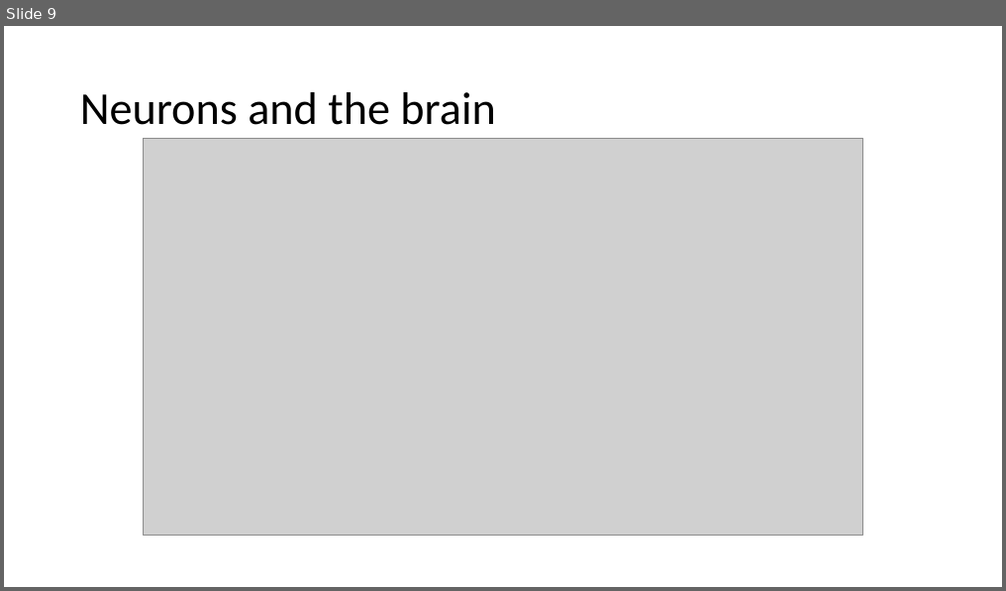
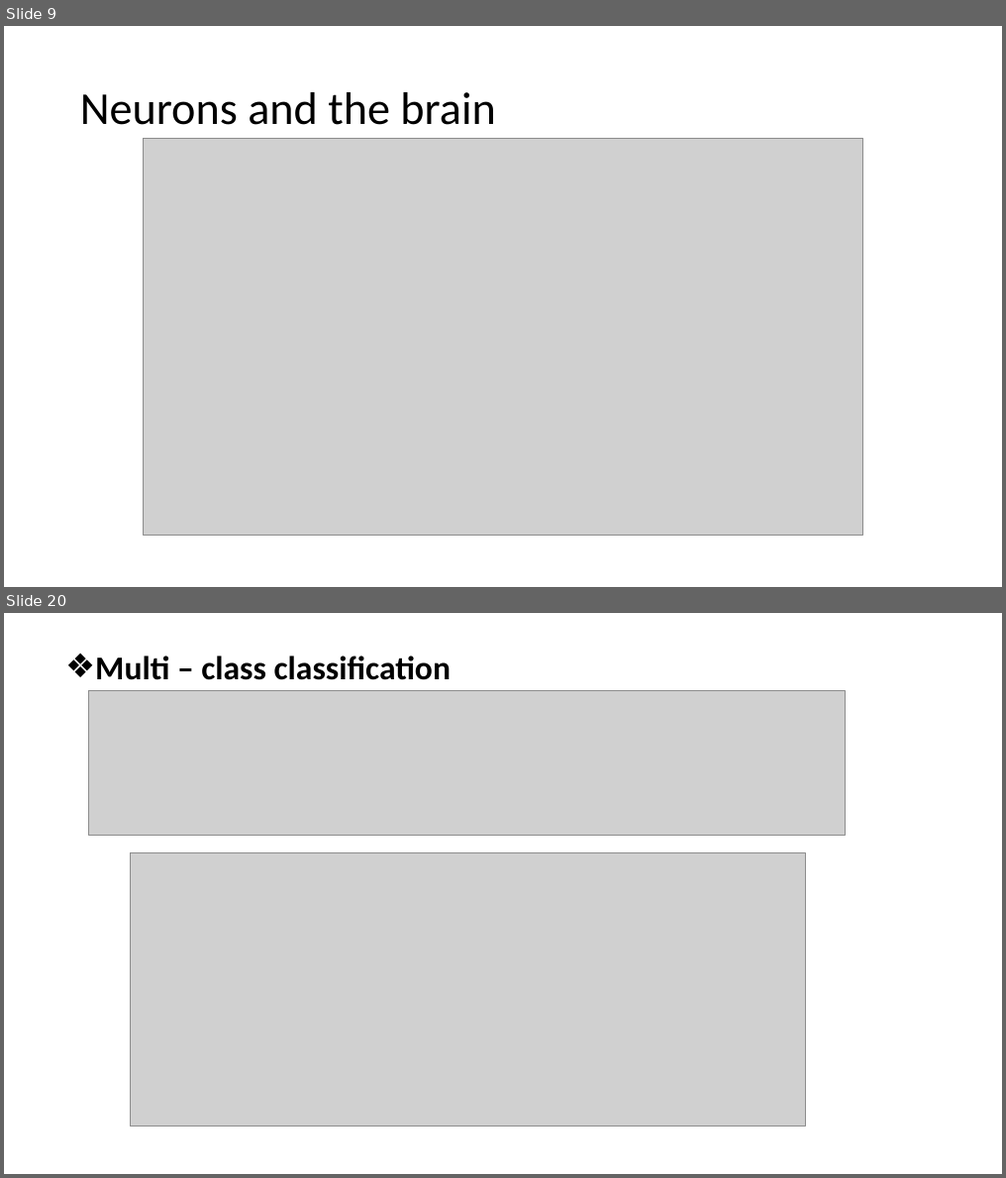
Before and after one commit to luxifeo/ML-Training, a slide deck: Week4/Motivations.pptx. Shown one above the other, each under a label of ours: slide 9 before the commit, slides 9 and 20 after it; the slides between them are not shown. The pictures are 1006x591 and 1006x1178 pixels, drawn with LibreOffice and Linux fonts; fonts in the diff are those of the drawing; grey boxes stand for pictures. Boxes give left, top, right and bottom in pixels: in the first picture for what was removed or moved away, otherwise in the second. Text is boxed around its words. In the diff, an @@ line names an element or a change of style, - is before the commit and + after.

```diff
--- a/Week4/Motivations.pptx
+++ b/Week4/Motivations.pptx
@@ slide 20 added at (x1=4, y1=613, x2=1002, y2=1174), background #FFFFFF @@
@@ text added at (x1=95, y1=656, x2=450, y2=680), 32 pt, text #000000, bold @@
+❖ Multi – class classification
@@ picture added at (x1=88, y1=691, x2=845, y2=836) @@
@@ picture added at (x1=130, y1=854, x2=806, y2=1127) @@
```
Also in this commit, not shown: 12 other slides added, 1 other file.
